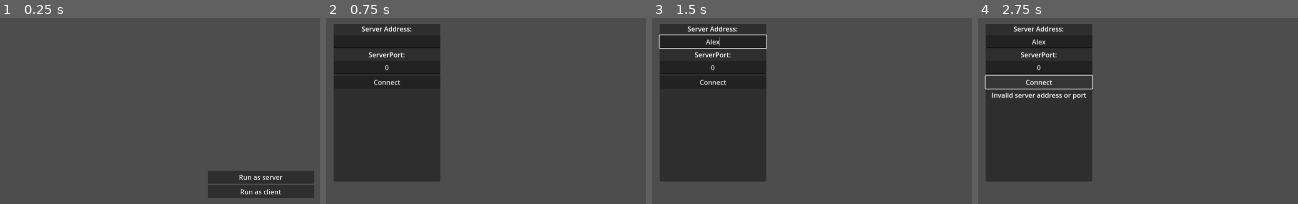
Above: before the commit, frames 1-4 (left to right).
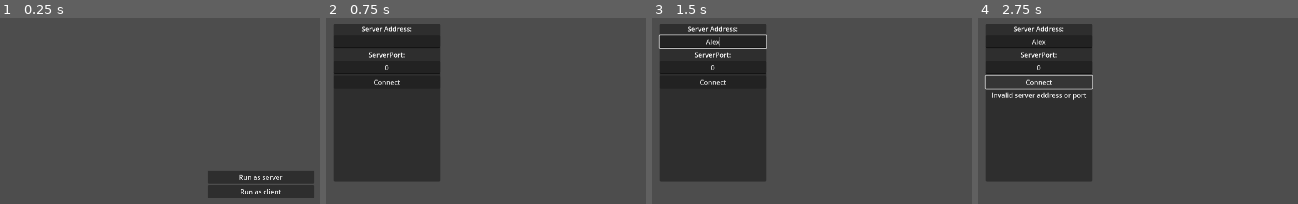
Above: after the commit, the same moments.

Repository: jonathaneeckhout/jdungeon
Game: Godot game, scene res://game/scenes/root/Root.tscn
Two runs of this game, one before a commit and one after it. Both use one fixed random seed, a clock stepped at 60 frames per second and the inputs below.
Inputs (mouse positions are in pixels of both pictures, inside the frame that each line leads up to):
- Up to frame 1 (0.25 s): no input
- Up to frame 2 (0.75 s): click "Run as client" at 0.5 s
- Up to frame 3 (1.5 s): click (712, 42) at 1.27 s; type "Alex" at 1.35 s
- Up to frame 4 (2.75 s): click "Connect" at 2 s

The runs differ from the first frame. In frame 1, 0.1% of the frame differs, in the area x 75-88%, y 84-96%; in frame 2, 0.2%; in frame 3, 0.3%; in frame 4, 0.5%, in the area x 5-34%, y 4-45%.

Commit message:
add player movement animation

Diff:
--- a/game/scenes/player/Player.gd
+++ b/game/scenes/player/Player.gd
@@ -1,7 +1,11 @@
 extends GMFPlayerBody2D
 
-var current_animation: String = "Idle"
-var current_facing: String = "Down"
+var current_state: String = "Idle"
+
+@onready var animaiton_player = $AnimationPlayer
+
+@onready var skeleton = $Skeleton
+@onready var original_scale = $Skeleton.scale
 
 
 func _input(event):
@@ -21,6 +25,8 @@
 
 	state_changed.connect(_on_state_changed)
 
+	animaiton_player.play(current_state)
+
 
 func _physics_process(delta):
 	super(delta)
@@ -28,6 +34,18 @@
 	if Gmf.is_server():
 		return
 
+	if current_state == "Move":
+		update_face_direction()
+
+
+func update_face_direction():
+	if velocity.x < 0:
+		skeleton.scale = original_scale
+	else:
+		skeleton.scale = Vector2(original_scale.x * -1, original_scale.y)
+
 
 func _on_state_changed(new_state: String):
 	Gmf.logger.info("Player's new state=[%s]" % new_state)
+	current_state = new_state
+	animaiton_player.play(new_state)
--- a/game/scenes/player/Player.tscn
+++ b/game/scenes/player/Player.tscn
@@ -10,14 +10,612 @@
 [ext_resource type="Texture2D" uid="uid://bd0hjv8heg0ms" path="res://assets/equipment/weapons/sword.png" id="8_4ai0o"]
 [ext_resource type="Texture2D" uid="uid://b50k8a1sfjtn5" path="res://assets/player/base/base_trunk.png" id="8_n1x5o"]
 
-[sub_resource type="CircleShape2D" id="CircleShape2D_jan6g"]
+[sub_resource type="CapsuleShape2D" id="CapsuleShape2D_lk3fd"]
 radius = 16.0
+height = 80.0
+
+[sub_resource type="Animation" id="Animation_00wpy"]
+resource_name = "Idle"
+length = 1.6
+loop_mode = 1
+tracks/0/type = "value"
+tracks/0/imported = false
+tracks/0/enabled = true
+tracks/0/path = NodePath("Skeleton/RemoteBody:position")
+tracks/0/interp = 1
+tracks/0/loop_wrap = true
+tracks/0/keys = {
+"times": PackedFloat32Array(0, 0.8),
+"transitions": PackedFloat32Array(1, 1),
+"update": 0,
+"values": [Vector2(0, 0), Vector2(0, 0)]
+}
+tracks/1/type = "value"
+tracks/1/imported = false
+tracks/1/enabled = true
+tracks/1/path = NodePath("Skeleton/RemoteBody:rotation")
+tracks/1/interp = 1
+tracks/1/loop_wrap = true
+tracks/1/keys = {
+"times": PackedFloat32Array(0, 0.8),
+"transitions": PackedFloat32Array(1, 1),
+"update": 0,
+"values": [0.0, 0.046921]
+}
+tracks/2/type = "value"
+tracks/2/imported = false
+tracks/2/enabled = true
+tracks/2/path = NodePath("Skeleton/RemoteBody/RemoteHead:position")
+tracks/2/interp = 1
+tracks/2/loop_wrap = true
+tracks/2/keys = {
+"times": PackedFloat32Array(0, 0.8),
+"transitions": PackedFloat32Array(1, 1),
+"update": 0,
+"values": [Vector2(30, -560), Vector2(30, -560)]
+}
+tracks/3/type = "value"
+tracks/3/imported = false
+tracks/3/enabled = true
+tracks/3/path = NodePath("Skeleton/RemoteBody/RemoteHead:rotation")
+tracks/3/interp = 1
+tracks/3/loop_wrap = true
+tracks/3/keys = {
+"times": PackedFloat32Array(0, 0.8),
+"transitions": PackedFloat32Array(1, 1),
+"update": 0,
+"values": [0.0, 0.0299387]
+}
+tracks/4/type = "value"
+tracks/4/imported = false
+tracks/4/enabled = true
+tracks/4/path = NodePath("Skeleton/RemoteBody/RemoteRightArm:position")
+tracks/4/interp = 1
+tracks/4/loop_wrap = true
+tracks/4/keys = {
+"times": PackedFloat32Array(0, 0.8),
+"transitions": PackedFloat32Array(1, 1),
+"update": 0,
+"values": [Vector2(-120, -390), Vector2(-120, -390)]
+}
+tracks/5/type = "value"
+tracks/5/imported = false
+tracks/5/enabled = true
+tracks/5/path = NodePath("Skeleton/RemoteBody/RemoteRightArm:rotation")
+tracks/5/interp = 1
+tracks/5/loop_wrap = true
+tracks/5/keys = {
+"times": PackedFloat32Array(0, 0.8),
+"transitions": PackedFloat32Array(1, 1),
+"update": 0,
+"values": [0.0, 0.0594247]
+}
+tracks/6/type = "value"
+tracks/6/imported = false
+tracks/6/enabled = true
+tracks/6/path = NodePath("Skeleton/RemoteBody/RemoteRightArm/RemoteRightWeapon:position")
+tracks/6/interp = 1
+tracks/6/loop_wrap = true
+tracks/6/keys = {
+"times": PackedFloat32Array(0, 0.8),
+"transitions": PackedFloat32Array(1, 1),
+"update": 0,
+"values": [Vector2(-70, 470), Vector2(-70, 470)]
+}
+tracks/7/type = "value"
+tracks/7/imported = false
+tracks/7/enabled = true
+tracks/7/path = NodePath("Skeleton/RemoteBody/RemoteRightArm/RemoteRightWeapon:rotation")
+tracks/7/interp = 1
+tracks/7/loop_wrap = true
+tracks/7/keys = {
+"times": PackedFloat32Array(0, 0.8),
+"transitions": PackedFloat32Array(1, 1),
+"update": 0,
+"values": [1.57079, 1.57079]
+}
+tracks/8/type = "value"
+tracks/8/imported = false
+tracks/8/enabled = true
+tracks/8/path = NodePath("Skeleton/RemoteBody/RemoteLeftArm:position")
+tracks/8/interp = 1
+tracks/8/loop_wrap = true
+tracks/8/keys = {
+"times": PackedFloat32Array(0, 0.8),
+"transitions": PackedFloat32Array(1, 1),
+"update": 0,
+"values": [Vector2(200, -420), Vector2(200, -420)]
+}
+tracks/9/type = "value"
+tracks/9/imported = false
+tracks/9/enabled = true
+tracks/9/path = NodePath("Skeleton/RemoteBody/RemoteLeftArm:rotation")
+tracks/9/interp = 1
+tracks/9/loop_wrap = true
+tracks/9/keys = {
+"times": PackedFloat32Array(0, 0.8),
+"transitions": PackedFloat32Array(1, 1),
+"update": 0,
+"values": [0.0, -0.0704954]
+}
+tracks/10/type = "value"
+tracks/10/imported = false
+tracks/10/enabled = true
+tracks/10/path = NodePath("Skeleton/RemoteBody/RemoteLeftArm/RemoteLeftWeapon:position")
+tracks/10/interp = 1
+tracks/10/loop_wrap = true
+tracks/10/keys = {
+"times": PackedFloat32Array(0, 0.8),
+"transitions": PackedFloat32Array(1, 1),
+"update": 0,
+"values": [Vector2(-50, 510), Vector2(-50, 510)]
+}
+tracks/11/type = "value"
+tracks/11/imported = false
+tracks/11/enabled = true
+tracks/11/path = NodePath("Skeleton/RemoteBody/RemoteLeftArm/RemoteLeftWeapon:rotation")
+tracks/11/interp = 1
+tracks/11/loop_wrap = true
+tracks/11/keys = {
+"times": PackedFloat32Array(0, 0.8),
+"transitions": PackedFloat32Array(1, 1),
+"update": 0,
+"values": [1.57079, 1.57079]
+}
+tracks/12/type = "value"
+tracks/12/imported = false
+tracks/12/enabled = true
+tracks/12/path = NodePath("Skeleton/RemoteBody/RemoteRightLeg:position")
+tracks/12/interp = 1
+tracks/12/loop_wrap = true
+tracks/12/keys = {
+"times": PackedFloat32Array(0, 0.8),
+"transitions": PackedFloat32Array(1, 1),
+"update": 0,
+"values": [Vector2(-80, 49.9999), Vector2(-80, 49.9999)]
+}
+tracks/13/type = "value"
+tracks/13/imported = false
+tracks/13/enabled = true
+tracks/13/path = NodePath("Skeleton/RemoteBody/RemoteRightLeg:rotation")
+tracks/13/interp = 1
+tracks/13/loop_wrap = true
+tracks/13/keys = {
+"times": PackedFloat32Array(0, 0.8),
+"transitions": PackedFloat32Array(1, 1),
+"update": 0,
+"values": [0.0, -0.0449084]
+}
+tracks/14/type = "value"
+tracks/14/imported = false
+tracks/14/enabled = true
+tracks/14/path = NodePath("Skeleton/RemoteBody/RemoteLeftLeg:position")
+tracks/14/interp = 1
+tracks/14/loop_wrap = true
+tracks/14/keys = {
+"times": PackedFloat32Array(0, 0.8),
+"transitions": PackedFloat32Array(1, 1),
+"update": 0,
+"values": [Vector2(120, 69.9999), Vector2(120, 69.9999)]
+}
+tracks/15/type = "value"
+tracks/15/imported = false
+tracks/15/enabled = true
+tracks/15/path = NodePath("Skeleton/RemoteBody/RemoteLeftLeg:rotation")
+tracks/15/interp = 1
+tracks/15/loop_wrap = true
+tracks/15/keys = {
+"times": PackedFloat32Array(0, 0.8),
+"transitions": PackedFloat32Array(1, 1),
+"update": 0,
+"values": [0.0, -0.0573884]
+}
+
+[sub_resource type="Animation" id="Animation_25rwv"]
+resource_name = "Move"
+length = 0.8
+loop_mode = 1
+tracks/0/type = "value"
+tracks/0/imported = false
+tracks/0/enabled = true
+tracks/0/path = NodePath("Skeleton/RemoteBody:position")
+tracks/0/interp = 1
+tracks/0/loop_wrap = true
+tracks/0/keys = {
+"times": PackedFloat32Array(0, 0.2, 0.4, 0.6),
+"transitions": PackedFloat32Array(1, 1, 1, 1),
+"update": 0,
+"values": [Vector2(-9.53674e-07, 89.9999), Vector2(0, 0), Vector2(-9.53674e-07, 89.9999), Vector2(0, 0)]
+}
+tracks/1/type = "value"
+tracks/1/imported = false
+tracks/1/enabled = true
+tracks/1/path = NodePath("Skeleton/RemoteBody:rotation")
+tracks/1/interp = 1
+tracks/1/loop_wrap = true
+tracks/1/keys = {
+"times": PackedFloat32Array(0, 0.2, 0.4, 0.6),
+"transitions": PackedFloat32Array(1, 1, 1, 1),
+"update": 0,
+"values": [-0.0600968, 0.0, -0.0600968, 0.0]
+}
+tracks/2/type = "value"
+tracks/2/imported = false
+tracks/2/enabled = true
+tracks/2/path = NodePath("Skeleton/RemoteBody/RemoteHead:position")
+tracks/2/interp = 1
+tracks/2/loop_wrap = true
+tracks/2/keys = {
+"times": PackedFloat32Array(0, 0.2, 0.4, 0.6),
+"transitions": PackedFloat32Array(1, 1, 1, 1),
+"update": 0,
+"values": [Vector2(30, -560), Vector2(30, -560), Vector2(30, -560), Vector2(30, -560)]
+}
+tracks/3/type = "value"
+tracks/3/imported = false
+tracks/3/enabled = true
+tracks/3/path = NodePath("Skeleton/RemoteBody/RemoteHead:rotation")
+tracks/3/interp = 1
+tracks/3/loop_wrap = true
+tracks/3/keys = {
+"times": PackedFloat32Array(0, 0.2, 0.4, 0.6),
+"transitions": PackedFloat32Array(1, 1, 1, 1),
+"update": 0,
+"values": [0.0442933, 0.0, 0.0442933, 0.0]
+}
+tracks/4/type = "value"
+tracks/4/imported = false
+tracks/4/enabled = true
+tracks/4/path = NodePath("Skeleton/RemoteBody/RemoteRightArm:position")
+tracks/4/interp = 1
+tracks/4/loop_wrap = true
+tracks/4/keys = {
+"times": PackedFloat32Array(0, 0.2, 0.4, 0.6),
+"transitions": PackedFloat32Array(1, 1, 1, 1),
+"update": 0,
+"values": [Vector2(-120, -390), Vector2(-120, -390), Vector2(-120, -390), Vector2(-120, -390)]
+}
+tracks/5/type = "value"
+tracks/5/imported = false
+tracks/5/enabled = true
+tracks/5/path = NodePath("Skeleton/RemoteBody/RemoteRightArm:rotation")
+tracks/5/interp = 1
+tracks/5/loop_wrap = true
+tracks/5/keys = {
+"times": PackedFloat32Array(0, 0.2, 0.4, 0.6),
+"transitions": PackedFloat32Array(1, 1, 1, 1),
+"update": 0,
+"values": [0.390436, 0.0, -0.467939, 0.0]
+}
+tracks/6/type = "value"
+tracks/6/imported = false
+tracks/6/enabled = true
+tracks/6/path = NodePath("Skeleton/RemoteBody/RemoteRightArm/RemoteRightWeapon:position")
+tracks/6/interp = 1
+tracks/6/loop_wrap = true
+tracks/6/keys = {
+"times": PackedFloat32Array(0, 0.2, 0.4, 0.6),
+"transitions": PackedFloat32Array(1, 1, 1, 1),
+"update": 0,
+"values": [Vector2(-70, 470), Vector2(-70, 470), Vector2(-70, 470), Vector2(-70, 470)]
+}
+tracks/7/type = "value"
+tracks/7/imported = false
+tracks/7/enabled = true
+tracks/7/path = NodePath("Skeleton/RemoteBody/RemoteRightArm/RemoteRightWeapon:rotation")
+tracks/7/interp = 1
+tracks/7/loop_wrap = true
+tracks/7/keys = {
+"times": PackedFloat32Array(0, 0.2, 0.4, 0.6),
+"transitions": PackedFloat32Array(1, 1, 1, 1),
+"update": 0,
+"values": [1.57079, 1.57079, 1.57079, 1.57079]
+}
+tracks/8/type = "value"
+tracks/8/imported = false
+tracks/8/enabled = true
+tracks/8/path = NodePath("Skeleton/RemoteBody/RemoteLeftArm:position")
+tracks/8/interp = 1
+tracks/8/loop_wrap = true
+tracks/8/keys = {
+"times": PackedFloat32Array(0, 0.2, 0.4, 0.6),
+"transitions": PackedFloat32Array(1, 1, 1, 1),
+"update": 0,
+"values": [Vector2(200, -420), Vector2(200, -420), Vector2(200, -420), Vector2(200, -420)]
+}
+tracks/9/type = "value"
+tracks/9/imported = false
+tracks/9/enabled = true
+tracks/9/path = NodePath("Skeleton/RemoteBody/RemoteLeftArm:rotation")
+tracks/9/interp = 1
+tracks/9/loop_wrap = true
+tracks/9/keys = {
+"times": PackedFloat32Array(0, 0.2, 0.4, 0.6),
+"transitions": PackedFloat32Array(1, 1, 1, 1),
+"update": 0,
+"values": [-0.268508, 0.0, 0.341556, 0.0]
+}
+tracks/10/type = "value"
+tracks/10/imported = false
+tracks/10/enabled = true
+tracks/10/path = NodePath("Skeleton/RemoteBody/RemoteLeftArm/RemoteLeftWeapon:position")
+tracks/10/interp = 1
+tracks/10/loop_wrap = true
+tracks/10/keys = {
+"times": PackedFloat32Array(0, 0.2, 0.4, 0.6),
+"transitions": PackedFloat32Array(1, 1, 1, 1),
+"update": 0,
+"values": [Vector2(-50, 510), Vector2(-50, 510), Vector2(-50, 510), Vector2(-50, 510)]
+}
+tracks/11/type = "value"
+tracks/11/imported = false
+tracks/11/enabled = true
+tracks/11/path = NodePath("Skeleton/RemoteBody/RemoteLeftArm/RemoteLeftWeapon:rotation")
+tracks/11/interp = 1
+tracks/11/loop_wrap = true
+tracks/11/keys = {
+"times": PackedFloat32Array(0, 0.2, 0.4, 0.6),
+"transitions": PackedFloat32Array(1, 1, 1, 1),
+"update": 0,
+"values": [1.57079, 1.57079, 1.57079, 1.57079]
+}
+tracks/12/type = "value"
+tracks/12/imported = false
+tracks/12/enabled = true
+tracks/12/path = NodePath("Skeleton/RemoteBody/RemoteRightLeg:position")
+tracks/12/interp = 1
+tracks/12/loop_wrap = true
+tracks/12/keys = {
+"times": PackedFloat32Array(0, 0.2, 0.4, 0.6),
+"transitions": PackedFloat32Array(1, 1, 1, 1),
+"update": 0,
+"values": [Vector2(-80, 49.9999), Vector2(-80, 49.9999), Vector2(-80, 49.9999), Vector2(-80, 49.9999)]
+}
+tracks/13/type = "value"
+tracks/13/imported = false
+tracks/13/enabled = true
+tracks/13/path = NodePath("Skeleton/RemoteBody/RemoteRightLeg:rotation")
+tracks/13/interp = 1
+tracks/13/loop_wrap = true
+tracks/13/keys = {
+"times": PackedFloat32Array(0, 0.2, 0.4, 0.6),
+"transitions": PackedFloat32Array(1, 1, 1, 1),
+"update": 0,
+"values": [-0.773873, -0.519623, 0.427608, 0.0449402]
+}
+tracks/14/type = "value"
+tracks/14/imported = false
+tracks/14/enabled = true
+tracks/14/path = NodePath("Skeleton/RemoteBody/RemoteLeftLeg:position")
+tracks/14/interp = 1
+tracks/14/loop_wrap = true
+tracks/14/keys = {
+"times": PackedFloat32Array(0, 0.2, 0.4, 0.6),
+"transitions": PackedFloat32Array(1, 1, 1, 1),
+"update": 0,
+"values": [Vector2(120, 69.9999), Vector2(120, 69.9999), Vector2(120, 69.9999), Vector2(120, 69.9999)]
+}
+tracks/15/type = "value"
+tracks/15/imported = false
+tracks/15/enabled = true
+tracks/15/path = NodePath("Skeleton/RemoteBody/RemoteLeftLeg:rotation")
+tracks/15/interp = 1
+tracks/15/loop_wrap = true
+tracks/15/keys = {
+"times": PackedFloat32Array(0, 0.2, 0.4, 0.6),
+"transitions": PackedFloat32Array(1, 1, 1, 1),
+"update": 0,
+"values": [0.615009, 0.393963, -0.484071, -0.124088]
+}
+
+[sub_resource type="Animation" id="Animation_tvg6c"]
+length = 0.001
+tracks/0/type = "value"
+tracks/0/imported = false
+tracks/0/enabled = true
+tracks/0/path = NodePath("Skeleton/RemoteBody:position")
+tracks/0/interp = 1
+tracks/0/loop_wrap = true
+tracks/0/keys = {
+"times": PackedFloat32Array(0),
+"transitions": PackedFloat32Array(1),
+"update": 0,
+"values": [Vector2(0, 0)]
+}
+tracks/1/type = "value"
+tracks/1/imported = false
+tracks/1/enabled = true
+tracks/1/path = NodePath("Skeleton/RemoteBody:rotation")
+tracks/1/interp = 1
+tracks/1/loop_wrap = true
+tracks/1/keys = {
+"times": PackedFloat32Array(0),
+"transitions": PackedFloat32Array(1),
+"update": 0,
+"values": [0.0]
+}
+tracks/2/type = "value"
+tracks/2/imported = false
+tracks/2/enabled = true
+tracks/2/path = NodePath("Skeleton/RemoteBody/RemoteHead:position")
+tracks/2/interp = 1
+tracks/2/loop_wrap = true
+tracks/2/keys = {
+"times": PackedFloat32Array(0),
+"transitions": PackedFloat32Array(1),
+"update": 0,
+"values": [Vector2(30, -560)]
+}
+tracks/3/type = "value"
+tracks/3/imported = false
+tracks/3/enabled = true
+tracks/3/path = NodePath("Skeleton/RemoteBody/RemoteHead:rotation")
+tracks/3/interp = 1
+tracks/3/loop_wrap = true
+tracks/3/keys = {
+"times": PackedFloat32Array(0),
+"transitions": PackedFloat32Array(1),
+"update": 0,
+"values": [0.0]
+}
+tracks/4/type = "value"
+tracks/4/imported = false
+tracks/4/enabled = true
+tracks/4/path = NodePath("Skeleton/RemoteBody/RemoteRightArm:position")
+tracks/4/interp = 1
+tracks/4/loop_wrap = true
+tracks/4/keys = {
+"times": PackedFloat32Array(0),
+"transitions": PackedFloat32Array(1),
+"update": 0,
+"values": [Vector2(-120, -390)]
+}
+tracks/5/type = "value"
+tracks/5/imported = false
+tracks/5/enabled = true
+tracks/5/path = NodePath("Skeleton/RemoteBody/RemoteRightArm:rotation")
+tracks/5/interp = 1
+tracks/5/loop_wrap = true
+tracks/5/keys = {
+"times": PackedFloat32Array(0),
+"transitions": PackedFloat32Array(1),
+"update": 0,
+"values": [0.0]
+}
+tracks/6/type = "value"
+tracks/6/imported = false
+tracks/6/enabled = true
+tracks/6/path = NodePath("Skeleton/RemoteBody/RemoteRightArm/RemoteRightWeapon:position")
+tracks/6/interp = 1
+tracks/6/loop_wrap = true
+tracks/6/keys = {
+"times": PackedFloat32Array(0),
+"transitions": PackedFloat32Array(1),
+"update": 0,
+"values": [Vector2(-70, 470)]
+}
+tracks/7/type = "value"
+tracks/7/imported = false
+tracks/7/enabled = true
+tracks/7/path = NodePath("Skeleton/RemoteBody/RemoteRightArm/RemoteRightWeapon:rotation")
+tracks/7/interp = 1
+tracks/7/loop_wrap = true
+tracks/7/keys = {
+"times": PackedFloat32Array(0),
+"transitions": PackedFloat32Array(1),
+"update": 0,
+"values": [1.57079]
+}
+tracks/8/type = "value"
+tracks/8/imported = false
+tracks/8/enabled = true
+tracks/8/path = NodePath("Skeleton/RemoteBody/RemoteLeftArm:position")
+tracks/8/interp = 1
+tracks/8/loop_wrap = true
+tracks/8/keys = {
+"times": PackedFloat32Array(0),
+"transitions": PackedFloat32Array(1),
+"update": 0,
+"values": [Vector2(200, -420)]
+}
+tracks/9/type = "value"
+tracks/9/imported = false
+tracks/9/enabled = true
+tracks/9/path = NodePath("Skeleton/RemoteBody/RemoteLeftArm:rotation")
+tracks/9/interp = 1
+tracks/9/loop_wrap = true
+tracks/9/keys = {
+"times": PackedFloat32Array(0),
+"transitions": PackedFloat32Array(1),
+"update": 0,
+"values": [0.0]
+}
+tracks/10/type = "value"
+tracks/10/imported = false
+tracks/10/enabled = true
+tracks/10/path = NodePath("Skeleton/RemoteBody/RemoteLeftArm/RemoteLeftWeapon:position")
+tracks/10/interp = 1
+tracks/10/loop_wrap = true
+tracks/10/keys = {
+"times": PackedFloat32Array(0),
+"transitions": PackedFloat32Array(1),
+"update": 0,
+"values": [Vector2(-50, 510)]
+}
+tracks/11/type = "value"
+tracks/11/imported = false
+tracks/11/enabled = true
+tracks/11/path = NodePath("Skeleton/RemoteBody/RemoteLeftArm/RemoteLeftWeapon:rotation")
+tracks/11/interp = 1
+tracks/11/loop_wrap = true
+tracks/11/keys = {
+"times": PackedFloat32Array(0),
+"transitions": PackedFloat32Array(1),
+"update": 0,
+"values": [1.57079]
+}
+tracks/12/type = "value"
+tracks/12/imported = false
+tracks/12/enabled = true
+tracks/12/path = NodePath("Skeleton/RemoteBody/RemoteRightLeg:position")
+tracks/12/interp = 1
+tracks/12/loop_wrap = true
+tracks/12/keys = {
+"times": PackedFloat32Array(0),
+"transitions": PackedFloat32Array(1),
+"update": 0,
+"values": [Vector2(-80, 49.9999)]
+}
+tracks/13/type = "value"
+tracks/13/imported = false
+tracks/13/enabled = true
+tracks/13/path = NodePath("Skeleton/RemoteBody/RemoteRightLeg:rotation")
+tracks/13/interp = 1
+tracks/13/loop_wrap = true
+tracks/13/keys = {
+"times": PackedFloat32Array(0),
+"transitions": PackedFloat32Array(1),
+"update": 0,
+"values": [0.0]
+}
+tracks/14/type = "value"
+tracks/14/imported = false
+tracks/14/enabled = true
+tracks/14/path = NodePath("Skeleton/RemoteBody/RemoteLeftLeg:position")
+tracks/14/interp = 1
+tracks/14/loop_wrap = true
+tracks/14/keys = {
+"times": PackedFloat32Array(0),
+"transitions": PackedFloat32Array(1),
+"update": 0,
+"values": [Vector2(120, 69.9999)]
+}
+tracks/15/type = "value"
+tracks/15/imported = false
+tracks/15/enabled = true
+tracks/15/path = NodePath("Skeleton/RemoteBody/RemoteLeftLeg:rotation")
+tracks/15/interp = 1
+tracks/15/loop_wrap = true
+tracks/15/keys = {
+"times": PackedFloat32Array(0),
+"transitions": PackedFloat32Array(1),
+"update": 0,
+"values": [0.0]
+}
+
+[sub_resource type="AnimationLibrary" id="AnimationLibrary_cqja8"]
+_data = {
+"Idle": SubResource("Animation_00wpy"),
+"Move": SubResource("Animation_25rwv"),
+"RESET": SubResource("Animation_tvg6c")
+}
 
 [node name="Player" type="CharacterBody2D"]
 script = ExtResource("1_yw2vn")
 
 [node name="CollisionShape2D" type="CollisionShape2D" parent="."]
-shape = SubResource("CircleShape2D_jan6g")
+position = Vector2(0, -40)
+shape = SubResource("CapsuleShape2D_lk3fd")
 
 [node name="Sprites" type="Node2D" parent="."]
 position = Vector2(-28, -100)
@@ -26,7 +624,6 @@
 [node name="Basecharacter" type="Sprite2D" parent="Sprites"]
 visible = false
 position = Vector2(280, 230)
-scale = Vector2(1, 1)
 texture = ExtResource("2_dug5c")
 
 [node name="RightArm" type="Sprite2D" parent="Sprites"]
@@ -67,6 +664,7 @@
 offset = Vector2(-19, 398)
 
 [node name="LeftWeapon" type="Sprite2D" parent="Sprites"]
+visible = false
 position = Vector2(420, 480)
 rotation = 1.57079
 scale = Vector2(1, 1)
@@ -79,40 +677,44 @@
 texture = ExtResource("3_dw8ng")
 offset = Vector2(-189, 248)
 
-[node name="Remote" type="Node2D" parent="."]
+[node name="Skeleton" type="Node2D" parent="."]
 position = Vector2(-1, -61)
 scale = Vector2(0.1, 0.1)
 
-[node name="RemoteBody" type="RemoteTransform2D" parent="Remote"]
+[node name="RemoteBody" type="RemoteTransform2D" parent="Skeleton"]
 remote_path = NodePath("../../Sprites/Body")
 
-[node name="RemoteHead" type="RemoteTransform2D" parent="Remote/RemoteBody"]
+[node name="RemoteHead" type="RemoteTransform2D" parent="Skeleton/RemoteBody"]
 position = Vector2(30, -560)
-scale = Vector2(1, 1)
 remote_path = NodePath("../../../Sprites/Head")
 
-[node name="RemoteRightArm" type="RemoteTransform2D" parent="Remote/RemoteBody"]
+[node name="RemoteRightArm" type="RemoteTransform2D" parent="Skeleton/RemoteBody"]
 position = Vector2(-120, -390)
 remote_path = NodePath("../../../Sprites/RightArm")
 
-[node name="RemoteRightWeapon" type="RemoteTransform2D" parent="Remote/RemoteBody/RemoteRightArm"]
+[node name="RemoteRightWeapon" type="RemoteTransform2D" parent="Skeleton/RemoteBody/RemoteRightArm"]
 position = Vector2(-70, 470)
 rotation = 1.57079
 remote_path = NodePath("../../../../Sprites/RightWeapon")
 
-[node name="RemoteLeftArm" type="RemoteTransform2D" parent="Remote/RemoteBody"]
+[node name="RemoteLeftArm" type="RemoteTransform2D" parent="Skeleton/RemoteBody"]
 position = Vector2(200, -420)
 remote_path = NodePath("../../../Sprites/LeftArm")
 
-[node name="RemoteLeftWeapon" type="RemoteTransform2D" parent="Remote/RemoteBody/RemoteLeftArm"]
+[node name="RemoteLeftWeapon" type="RemoteTransform2D" parent="Skeleton/RemoteBody/RemoteLeftArm"]
 position = Vector2(-50, 510)
 rotation = 1.57079
 remote_path = NodePath("../../../../Sprites/LeftWeapon")
 
-[node name="RemoteRightLeg" type="RemoteTransform2D" parent="Remote/RemoteBody"]
+[node name="RemoteRightLeg" type="RemoteTransform2D" parent="Skeleton/RemoteBody"]
 position = Vector2(-80, 49.9999)
 remote_path = NodePath("../../../Sprites/RightLeg")
 
-[node name="RemoteLeftLeg" type="RemoteTransform2D" parent="Remote/RemoteBody"]
+[node name="RemoteLeftLeg" type="RemoteTransform2D" parent="Skeleton/RemoteBody"]
 position = Vector2(120, 69.9999)
 remote_path = NodePath("../../../Sprites/LeftLeg")
+
+[node name="AnimationPlayer" type="AnimationPlayer" parent="."]
+libraries = {
+"": SubResource("AnimationLibrary_cqja8")
+}
--- a/project.godot
+++ b/project.godot
@@ -54,5 +54,6 @@
 
 [rendering]
 
+textures/canvas_textures/default_texture_filter=0
 renderer/rendering_method="gl_compatibility"
 renderer/rendering_method.mobile="gl_compatibility"
Not shown: 1 places in game/scenes/player/Player.tscn that only renumber resources
